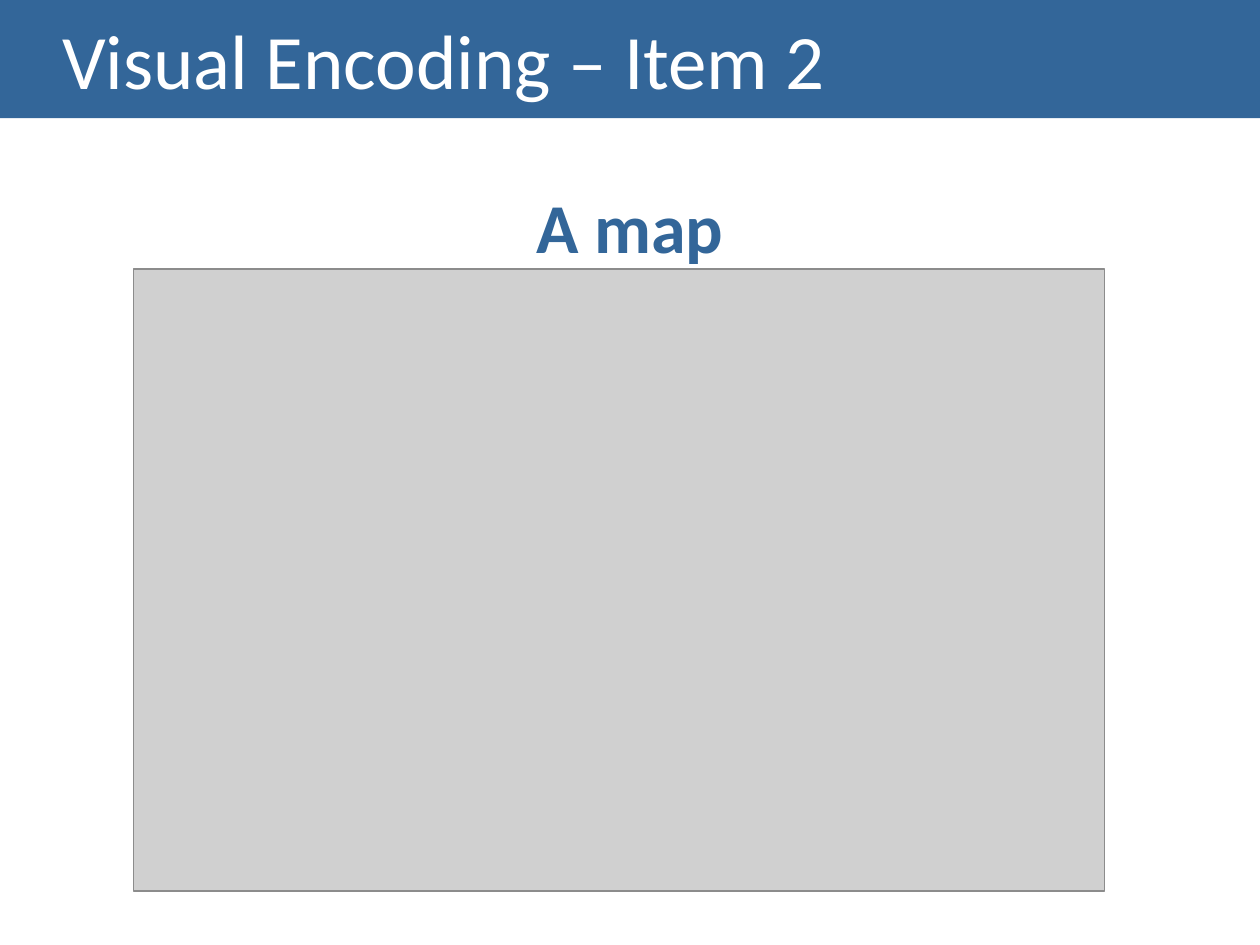
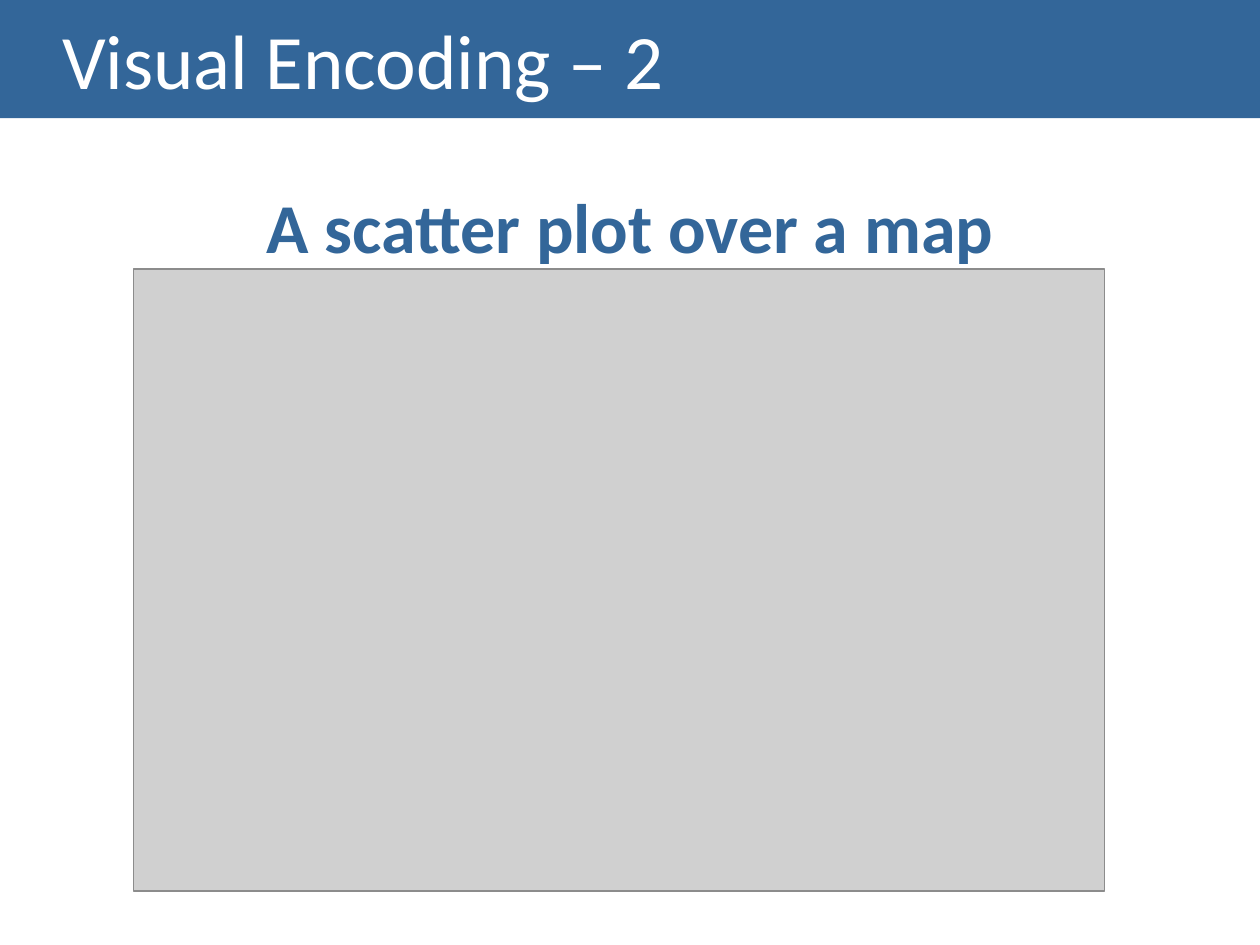
Before and after one commit to carboned4/V_I_2015_1, a slide deck: slide 6 of checkpoint3/G01A - Presentation 3.pptx. Drawn at 1260x945 pixels with LibreOffice and Linux fonts; fonts in the diff are those of the drawing; grey boxes stand for pictures. Boxes give left, top, right and bottom in pixels: in the first picture for what was removed or moved away, otherwise in the second. Text is boxed around its words. In the diff, an @@ line names an element or a change of style, - is before the commit and + after.

```diff
--- a/checkpoint3/G01A - Presentation 3.pptx
+++ b/checkpoint3/G01A - Presentation 3.pptx
@@ title at (x1=62, y1=35, x2=663, y2=103): text changed @@
-Visual Encoding – Item 2
+Visual Encoding – 2
@@ text at (x1=266, y1=204, x2=993, y2=270): text changed @@
-A map
+A scatter plot over a map
```
Also in this commit, not shown: 10 other slides changed, 2 other files.
